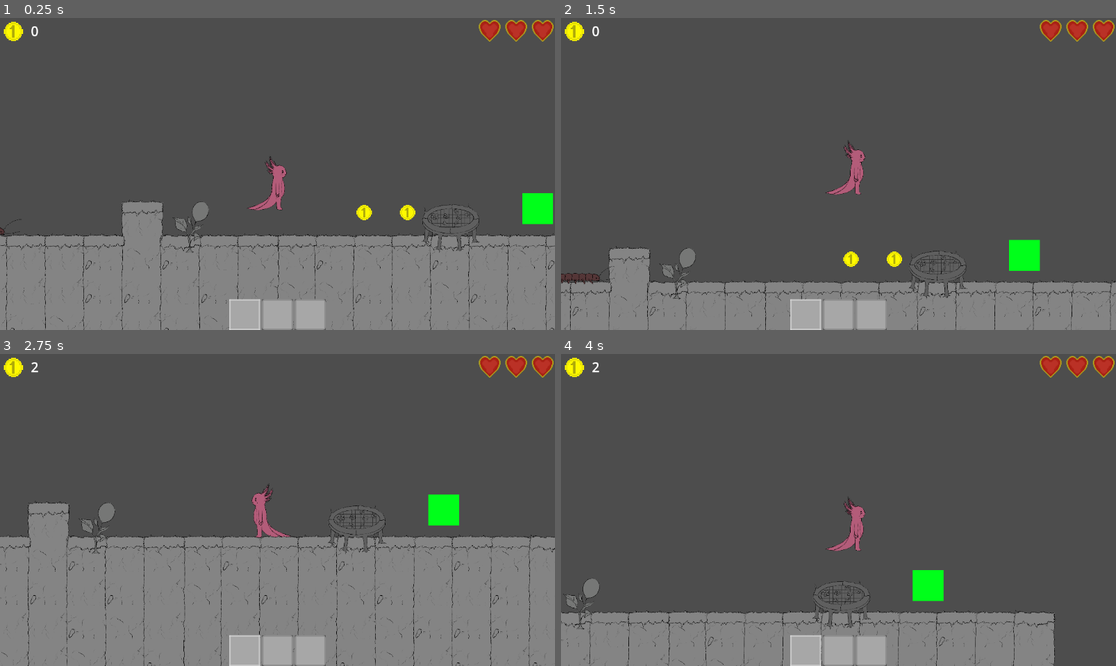
Above: before the commit, frames 1-4 (two rows, left to right).
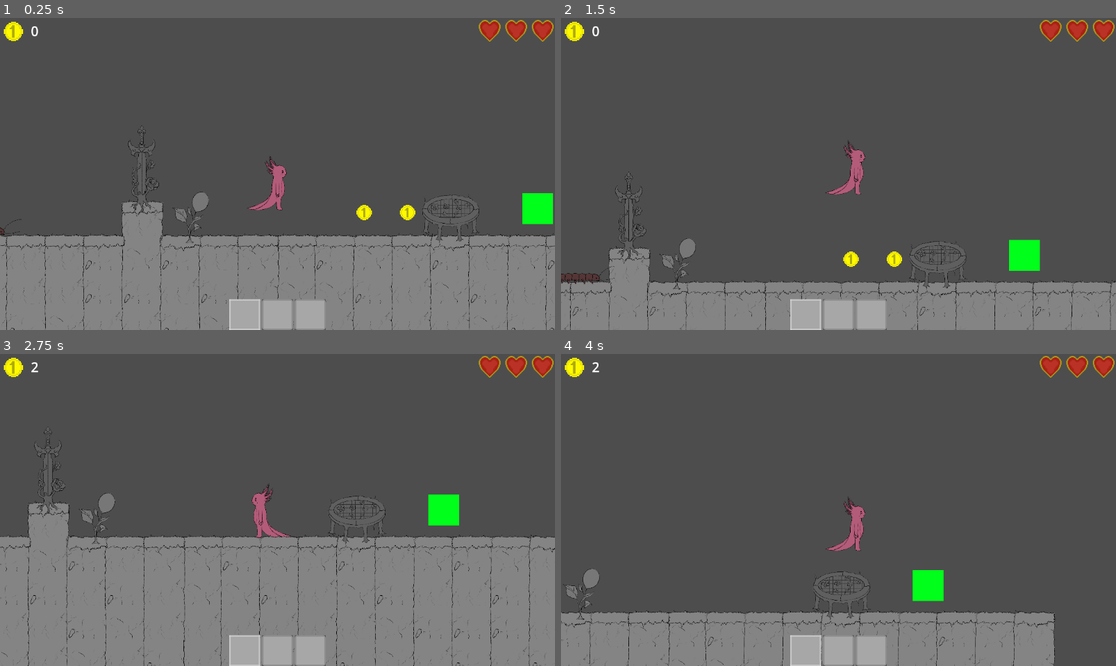
Above: after the commit, the same moments.

Repository: AzureLeaf0/GameJam
Game: Godot game, scene res://scenes/map.tscn
Two runs of this game, one before a commit and one after it. Both use one fixed random seed, a clock stepped at 60 frames per second and the inputs below.
Inputs (mouse positions are in pixels of both pictures, inside the frame that each line leads up to):
- Up to frame 1 (0.25 s): no input
- Up to frame 2 (1.5 s): move the mouse to (960, 158) at 0.52 s; hold Right (move_right) from 0.53 s (still down); click (960, 158) at 0.6 s; tap Space (jump) at 0.77 s; move the mouse to (727, 189) at 1.27 s; tap E (Interact) at 1.35 s
- Up to frame 3 (2.75 s): tap Space (jump) at 1.52 s; click (166, 525) at 1.55 s; move the mouse to (333, 441) at 2.02 s; release Right (move_right) at 2.03 s; hold Left (move_left) from 2.03 s (still down); click (333, 441) at 2.1 s
- Up to frame 4 (4 s): move the mouse to (810, 572) at 2.77 s; release Left (move_left) at 2.78 s; hold Right (move_right) from 2.78 s (still down); right-click (810, 572) at 2.85 s; tap Space (jump) at 3.02, 3.77 s; click (810, 572) at 3.05 s; move the mouse to (1005, 556) at 3.52 s; click (1005, 556) at 3.6 s

The runs differ from the first frame. In frame 1, 0.8% of the frame differs, in the area x 23-87%, y 34-76%; in frame 2, 0.8%; in frame 3, 0.9%, in the area x 6-70%, y 24-65%; in frame 4, 0.7%.

Commit message:
sword plant

Diff:
--- a/gamejam/scenes/Plants/BaloonPlantFolder/baloon_plant_active.gd
+++ b/gamejam/scenes/Plants/BaloonPlantFolder/baloon_plant_active.gd
@@ -1,4 +1,6 @@
 extends Node2D
+
+var side
 
 func _process(delta: float) -> void:
 	position.y= position.y-5
--- a/gamejam/scenes/Plants/BaloonPlantFolder/baloon_plant_item.gd
+++ b/gamejam/scenes/Plants/BaloonPlantFolder/baloon_plant_item.gd
@@ -2,3 +2,4 @@
 
 var MenuLogo = load("res://Images/BaloonPlantRelease.png")
 var spawn = load("res://scenes/Plants/BaloonPlantFolder/BaloonPlantActive.tscn")
+var distance = 800
--- /dev/null
+++ b/gamejam/scenes/Plants/SwordPlantFolder/SwordPlant.tscn
@@ -0,0 +1,19 @@
+[gd_scene load_steps=4 format=3 uid="uid://bvxigls1owktf"]
+
+[ext_resource type="Script" uid="uid://cjh53jr4ds1vo" path="res://scenes/Plants/SwordPlantFolder/sword_plant.gd" id="1_84djf"]
+[ext_resource type="Texture2D" uid="uid://crvskqf7kn7d4" path="res://Images/Ruya/Bitki #3 sword toplanabilir.png" id="2_84djf"]
+
+[sub_resource type="RectangleShape2D" id="RectangleShape2D_g4eik"]
+size = Vector2(600, 1800)
+
+[node name="SwordPlant" type="Area2D" groups=["Plant"]]
+script = ExtResource("1_84djf")
+
+[node name="Sprite2D" type="Sprite2D" parent="."]
+texture = ExtResource("2_84djf")
+
+[node name="CollisionShape2D" type="CollisionShape2D" parent="."]
+shape = SubResource("RectangleShape2D_g4eik")
+
+[connection signal="area_entered" from="." to="." method="_on_area_entered"]
+[connection signal="area_exited" from="." to="." method="_on_area_exited"]
--- /dev/null
+++ b/gamejam/scenes/Plants/SwordPlantFolder/SwordPlantActive.tscn
@@ -0,0 +1,27 @@
+[gd_scene load_steps=4 format=3 uid="uid://bqfbv3mgls3na"]
+
+[ext_resource type="Script" uid="uid://cy8fhm6gt04a8" path="res://scenes/Plants/SwordPlantFolder/sword_plant_active.gd" id="1_uxk13"]
+[ext_resource type="Texture2D" uid="uid://calx32odfvsg5" path="res://Images/Ruya/Bitki #3 sword kullanilirken.png" id="2_uxk13"]
+
+[sub_resource type="RectangleShape2D" id="RectangleShape2D_ckwvs"]
+size = Vector2(1600, 200)
+
+[node name="SwordPlantActive" type="Node2D"]
+script = ExtResource("1_uxk13")
+
+[node name="Sprite2D" type="Sprite2D" parent="."]
+position = Vector2(650, 0)
+texture = ExtResource("2_uxk13")
+
+[node name="Area2D" type="Area2D" parent="."]
+
+[node name="CollisionShape2D" type="CollisionShape2D" parent="Area2D"]
+position = Vector2(650, 0)
+shape = SubResource("RectangleShape2D_ckwvs")
+
+[node name="Timer" type="Timer" parent="."]
+wait_time = 0.25
+one_shot = true
+autostart = true
+
+[connection signal="timeout" from="Timer" to="." method="_on_timer_timeout"]
--- /dev/null
+++ b/gamejam/scenes/Plants/SwordPlantFolder/SwordPlantItem.tscn
@@ -0,0 +1,13 @@
+[gd_scene load_steps=2 format=3 uid="uid://cei3brk52iaxj"]
+
+[ext_resource type="Script" uid="uid://c10gmos0btncy" path="res://scenes/Plants/SwordPlantFolder/sword_plant_item.gd" id="1_jwani"]
+
+[node name="SwordPlantItem" type="Node2D"]
+script = ExtResource("1_jwani")
+
+[node name="Timer" type="Timer" parent="."]
+wait_time = 3.0
+one_shot = true
+autostart = true
+
+[connection signal="timeout" from="Timer" to="." method="_on_timer_timeout"]
--- /dev/null
+++ b/gamejam/scenes/Plants/SwordPlantFolder/sword_plant.gd
@@ -0,0 +1,14 @@
+extends Area2D
+
+var Collection = load("res://scenes/Plants/SwordPlantFolder/SwordPlantItem.tscn")
+var WateredVisual = load("res://Images/Ruya/Bitki #3 sword toplanabilir.png")
+var ThirstyVisual = load("res://Images/Ruya/Bitki #3 sword toplanamaz.png")
+var rotTimer = 10
+var Watered = true
+@onready var Visual = $Sprite2D
+
+func _process(delta) -> void:
+	if Watered == true:
+		Visual.texture = WateredVisual
+	else:
+		Visual.texture = ThirstyVisual
--- /dev/null
+++ b/gamejam/scenes/Plants/SwordPlantFolder/sword_plant_active.gd
@@ -0,0 +1,18 @@
+extends Node2D
+
+var side
+
+func _ready():
+	if side == true:
+		rotation_degrees = -120
+	else:
+		rotation_degrees = 300
+
+func _process(delta: float) -> void:
+	if side == false:
+		rotate(6*delta)
+	else:
+		rotate(-6*delta)
+
+func _on_timer_timeout() -> void:
+	queue_free()
--- /dev/null
+++ b/gamejam/scenes/Plants/SwordPlantFolder/sword_plant_item.gd
@@ -0,0 +1,5 @@
+extends Node2D
+
+var MenuLogo = load("res://Images/BaloonPlantRelease.png")
+var spawn = load("res://scenes/Plants/SwordPlantFolder/SwordPlantActive.tscn")
+var distance = 400
--- a/gamejam/scenes/Plants/TrampolinePlant/trampoline_plant_active.gd
+++ b/gamejam/scenes/Plants/TrampolinePlant/trampoline_plant_active.gd
@@ -1,5 +1,6 @@
 extends RigidBody2D
 
+var side
 var prepared = false
 
 func _process(delta: float) -> void:
--- a/gamejam/scenes/Plants/TrampolinePlant/trampoline_plant_item.gd
+++ b/gamejam/scenes/Plants/TrampolinePlant/trampoline_plant_item.gd
@@ -2,3 +2,4 @@
 
 var MenuLogo = load("res://Images/Wall.png")
 var spawn = load("res://scenes/Plants/TrampolinePlant/TrampolinePlantActive.tscn")
+var distance = 1000
--- a/gamejam/scenes/map.tscn
+++ b/gamejam/scenes/map.tscn
@@ -8,6 +8,7 @@
 [ext_resource type="PackedScene" uid="uid://da504vpjmoapt" path="res://scenes/enemy.tscn" id="6_nakos"]
 [ext_resource type="PackedScene" path="res://scenes/kuyu.tscn" id="7_nakos"]
 [ext_resource type="PackedScene" uid="uid://xijm8xuf5hry" path="res://scenes/Plants/TrampolinePlant/TrampolinePlant.tscn" id="8_jh32y"]
+[ext_resource type="PackedScene" uid="uid://bvxigls1owktf" path="res://scenes/Plants/SwordPlantFolder/SwordPlant.tscn" id="9_be0no"]
 
 [node name="Map" type="Node2D"]
 
@@ -42,7 +43,10 @@
 position = Vector2(5397, 821)
 
 [node name="BaloonPlant" parent="." instance=ExtResource("5_2klcf")]
-position = Vector2(-1800, 1200)
+position = Vector2(-1800, 1000)
 
 [node name="TrampolinePlant" parent="." instance=ExtResource("8_jh32y")]
-position = Vector2(3600, 1200)
+position = Vector2(3600, 1000)
+
+[node name="SwordPlant" parent="." instance=ExtResource("9_be0no")]
+position = Vector2(-2800, 0)
--- a/gamejam/scenes/player.gd
+++ b/gamejam/scenes/player.gd
@@ -83,13 +83,19 @@
 		if Inventory[current_inv] != null:
 			if current_inv == 0:
 				Item1T.stop()
+			elif current_inv == 1:
+				Item2T.stop()
+			elif current_inv == 2:
+				Item3T.stop()
 			var item = Inventory[current_inv].instantiate()
 			var instance = item.spawn.instantiate()
 			instance.position = self.global_position
 			if player.flip_h == true:
-				instance.position.x -= 1000
+				instance.position.x -= item.distance
+				instance.side = true
 			else:
-				instance.position.x += 1000
+				instance.position.x += item.distance
+				instance.side = false
 			get_parent().add_child(instance)
 			Inventory[current_inv] = null
 	if Input.is_action_just_pressed("Interact"):
Not shown, added: gamejam/Images/Ruya/Suluk.png.import
Not shown, added: gamejam/scenes/Plants/SwordPlantFolder/sword_plant.gd.uid
Not shown, added: gamejam/scenes/Plants/SwordPlantFolder/sword_plant_active.gd.uid
Not shown, added: gamejam/scenes/Plants/SwordPlantFolder/sword_plant_item.gd.uid
Not shown: 1 places in gamejam/scenes/map.tscn that only renumber resources
